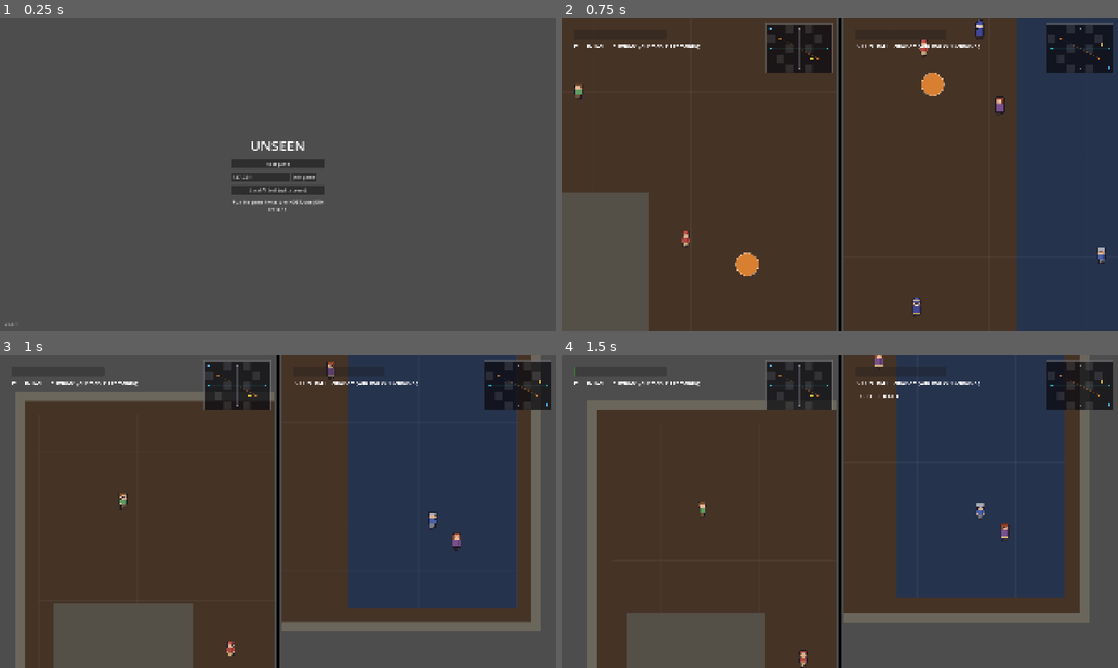
Above: before the commit, frames 1-4 (two rows, left to right).
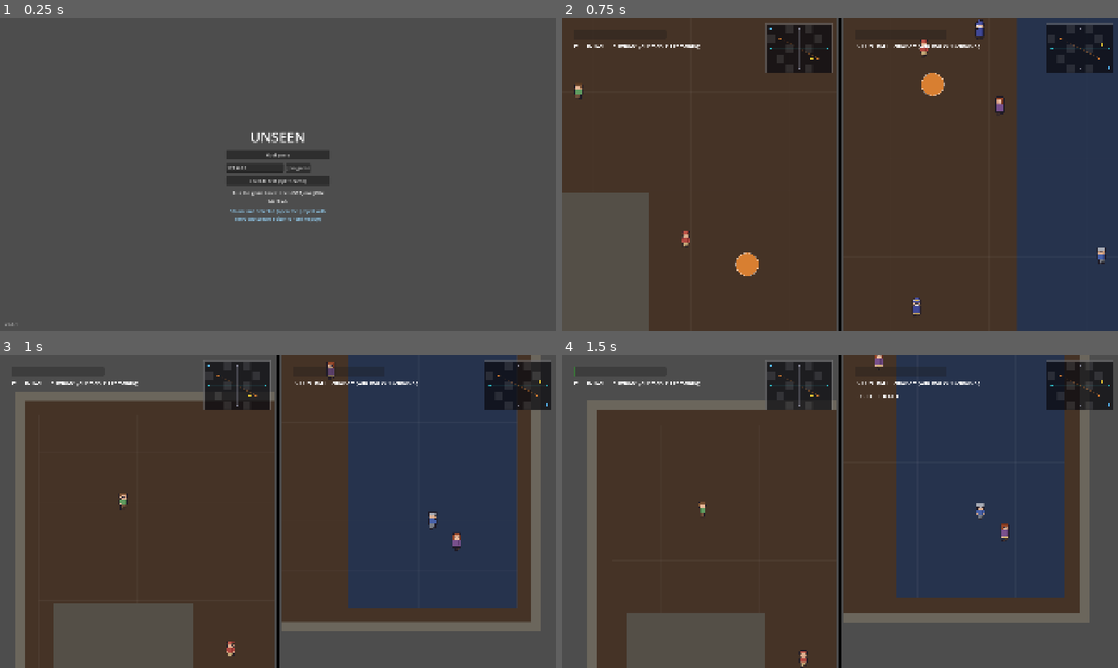
Above: after the commit, the same moments.

Repository: Isidore94/Unseen
Game: Godot game, scene res://scenes/main_menu.tscn
Two runs of this game, one before a commit and one after it. Both use one fixed random seed, a clock stepped at 60 frames per second and the inputs below.
Inputs:
- Up to frame 1 (0.25 s): no input
- Up to frame 2 (0.75 s): click "Local AI test (split screen)" at 0.5 s
- Up to frame 3 (1 s): no input
- Up to frame 4 (1.5 s): tap Enter at 1.25 s; hold D (move_right) from 1.28 s (still down); tap Shift (run) at 1.35 s

The runs differ from the first frame. In frame 1, 2.6% of the frame differs, in the area x 40-60%, y 36-65%; in frame 2, nothing differs; in frame 3, nothing differs; in frame 4, nothing differs.

Commit message:
Steam: defensive init + menu status (verification step)
NetworkManager initialises Steam when run in the GodotSteam editor, reached through
the Steam singleton BY NAME with has_method() guards so the script still parses and
runs in stock Godot (LAN/ENet unaffected). Pumps run_callbacks each frame. Exposes
steam_status()/is_steam_ready(); the menu shows a "Steam: ..." line.

Next once confirmed: Steam lobby create/join-by-code + friend invites via
SteamMultiplayerPeer (create_host/create_client) behind NetworkManager.

Co-Authored-By: Claude Opus 4.8 <noreply@anthropic.com>

Diff:
--- a/scripts/main_menu.gd
+++ b/scripts/main_menu.gd
@@ -71,6 +71,14 @@
 	_status_label.custom_minimum_size = Vector2(320.0, 0.0)
 	panel.add_child(_status_label)
 
+	var steam_label := Label.new()
+	steam_label.horizontal_alignment = HORIZONTAL_ALIGNMENT_CENTER
+	steam_label.autowrap_mode = TextServer.AUTOWRAP_WORD_SMART
+	steam_label.custom_minimum_size = Vector2(360.0, 0.0)
+	steam_label.modulate = Color(0.6, 0.85, 1.0)
+	steam_label.text = "Steam: %s" % NetworkManager.steam_status()
+	panel.add_child(steam_label)
+
 	_build_version_label()
 
 
--- a/scripts/net/network_manager.gd
+++ b/scripts/net/network_manager.gd
@@ -35,6 +35,14 @@
 
 var _active_peer: MultiplayerPeer = null
 
+# --- Steam (online play over the relay; only active when run in the GodotSteam editor) ---
+## Valve's free test App ID (Spacewar), used until we have our own. Matches steam_appid.txt.
+const STEAM_APP_ID := 480
+## The Steam singleton, fetched by NAME so this script still parses in stock Godot.
+var _steam: Object = null
+var _steam_ready: bool = false
+var _steam_status_text: String = "not initialised"
+
 
 func _ready() -> void:
 	# Connect to Godot's multiplayer events ONCE. They stay quiet until we actually
@@ -45,6 +53,65 @@
 	multiplayer.connected_to_server.connect(_on_connected_to_server)
 	multiplayer.connection_failed.connect(_on_connection_failed)
 	multiplayer.server_disconnected.connect(_on_server_disconnected)
+	_init_steam()
+
+
+# Brings Steam online if we're running in the GodotSteam editor. Written defensively:
+# everything is reached through the singleton by name and guarded with has_method(), so
+# a missing/renamed function logs a clear message instead of breaking the game (LAN/ENet
+# play keeps working regardless).
+func _init_steam() -> void:
+	if not Engine.has_singleton("Steam"):
+		_steam_status_text = "not detected (open the project with the GodotSteam editor for online play)"
+		print("[Steam] %s" % _steam_status_text)
+		return
+
+	_steam = Engine.get_singleton("Steam")
+
+	# Init function name varies a little by GodotSteam version — call whichever exists.
+	var init_returned: Variant = null
+	if _steam.has_method("steamInitEx"):
+		init_returned = _steam.steamInitEx()
+	elif _steam.has_method("steamInit"):
+		init_returned = _steam.steamInit()
+	else:
+		_steam_status_text = "GodotSteam present but no init function found (version mismatch?)"
+		print("[Steam] %s" % _steam_status_text)
+		return
+
+	# The return type also varies: a Dictionary {status, verbal} or a bool.
+	if init_returned is Dictionary:
+		_steam_ready = int((init_returned as Dictionary).get("status", -1)) == 0
+	elif init_returned is bool:
+		_steam_ready = init_returned
+	else:
+		_steam_ready = true  # some versions return nothing on success
+
+	if _steam_ready:
+		var persona := "you"
+		if _steam.has_method("getPersonaName"):
+			persona = str(_steam.getPersonaName())
+		_steam_status_text = "ready as %s" % persona
+	else:
+		_steam_status_text = "init failed — is the Steam client running and logged in? (%s)" % str(init_returned)
+	print("[Steam] %s" % _steam_status_text)
+
+
+func _process(_delta: float) -> void:
+	# Steam needs its callbacks pumped each frame (when not embedded). Guarded so it's a
+	# no-op without Steam.
+	if _steam != null and _steam.has_method("run_callbacks"):
+		_steam.run_callbacks()
+
+
+# True if Steam initialised successfully (relay play is possible).
+func is_steam_ready() -> bool:
+	return _steam_ready
+
+
+# Human-readable Steam state for the menu.
+func steam_status() -> String:
+	return _steam_status_text
 
 
 # === public API (the menu calls these) =====================================
Not shown, added: scripts/lobby.gd.uid
Not shown, added: steam_appid.txt
Not shown, added: addons/.gitignore
